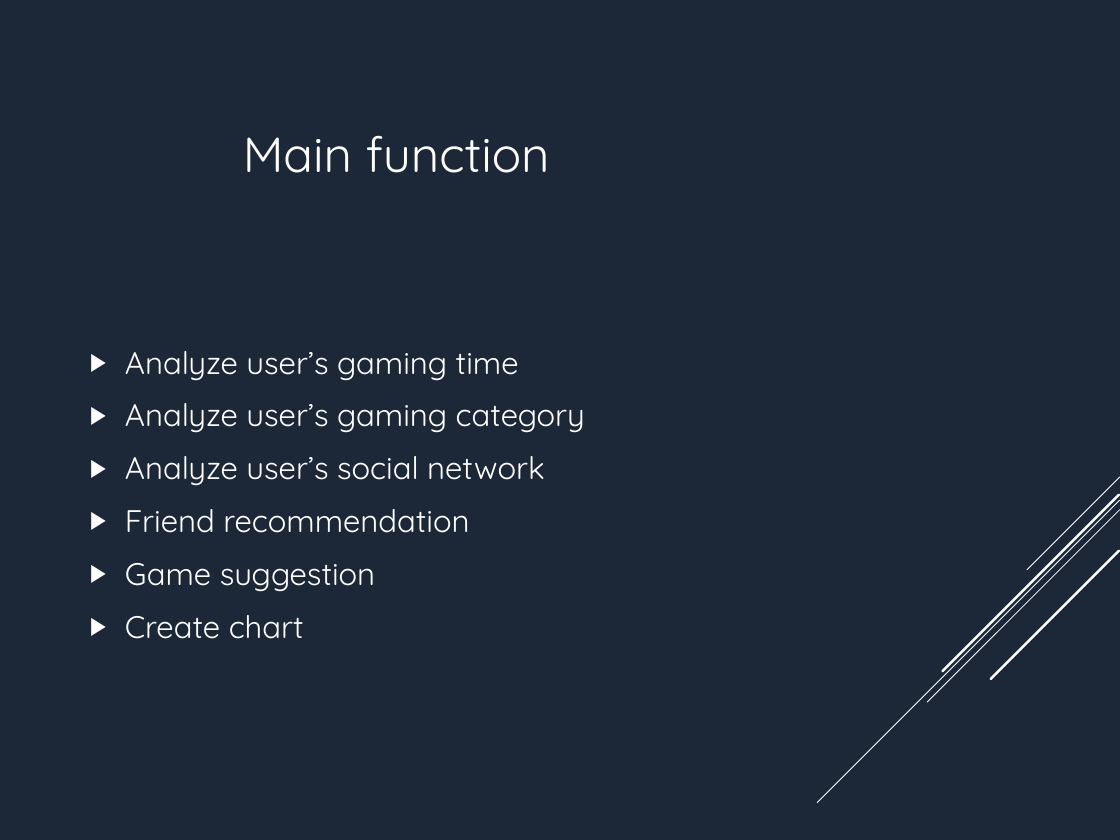
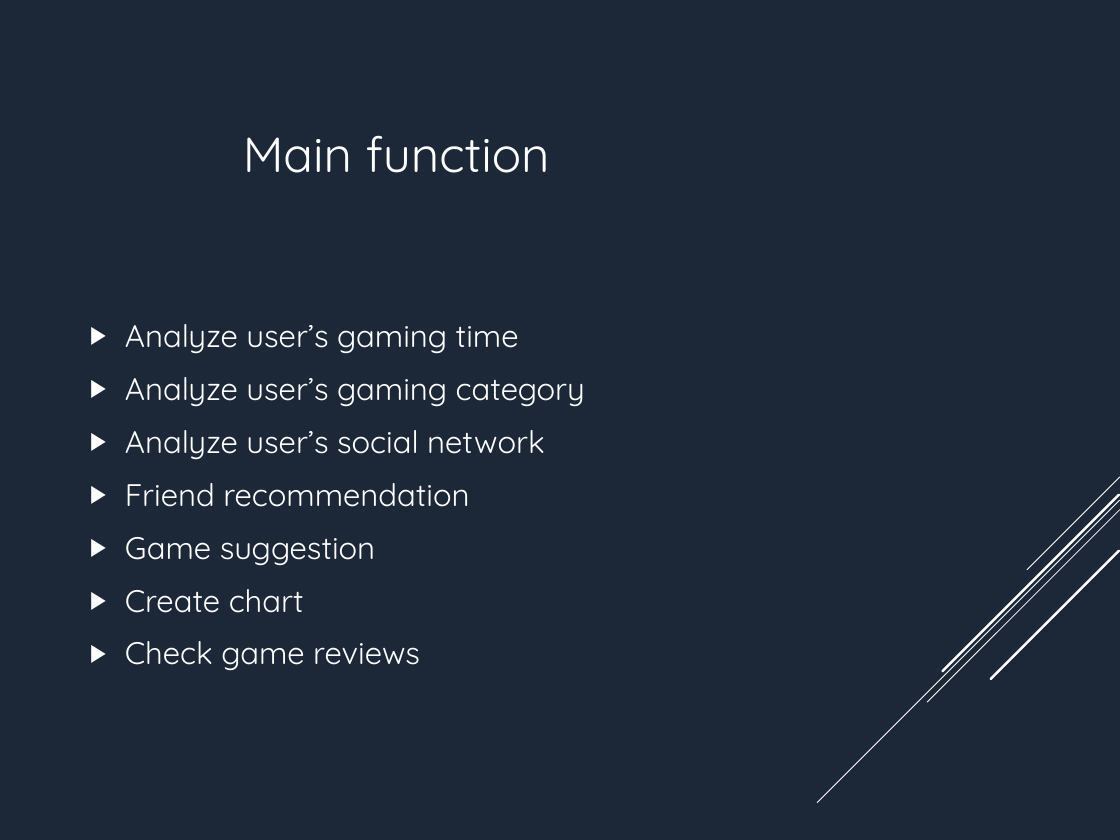
Before and after one commit to incfex/steamAnalyze, a slide deck: slide 5 of steamAnalyze.pptx. Drawn at 1120x840 pixels with LibreOffice and Linux fonts; fonts in the diff are those of the drawing. Boxes give left, top, right and bottom in pixels: in the first picture for what was removed or moved away, otherwise in the second. Text is boxed around its words. In the diff, an @@ line names an element or a change of style, - is before the commit and + after.

Commit message:
ppt: added alan's method

```diff
--- a/steamAnalyze.pptx
+++ b/steamAnalyze.pptx
@@ text at [125, 641, 420, 671]: paragraph added @@
+▶ Check game reviews
```
